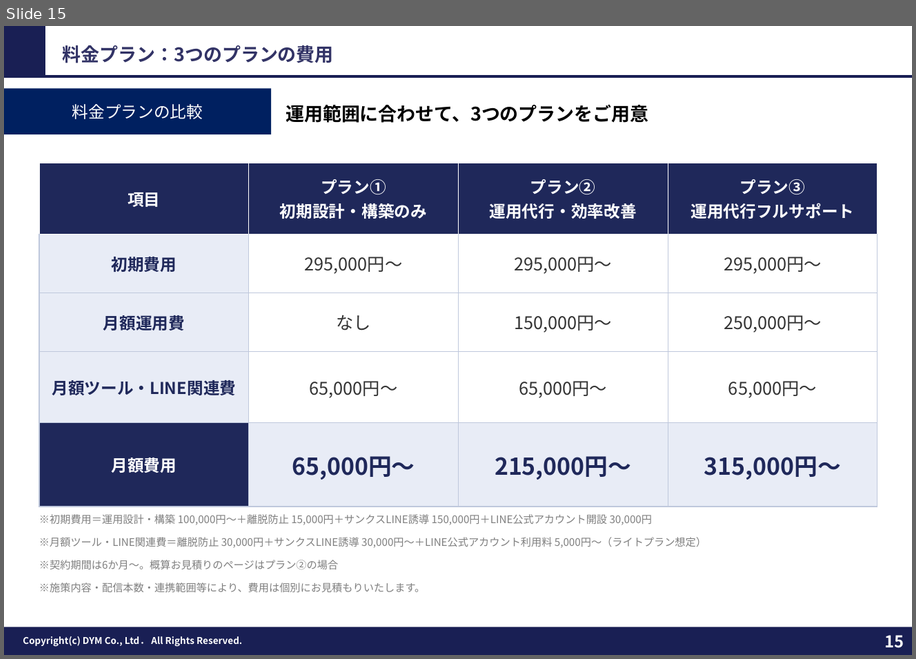
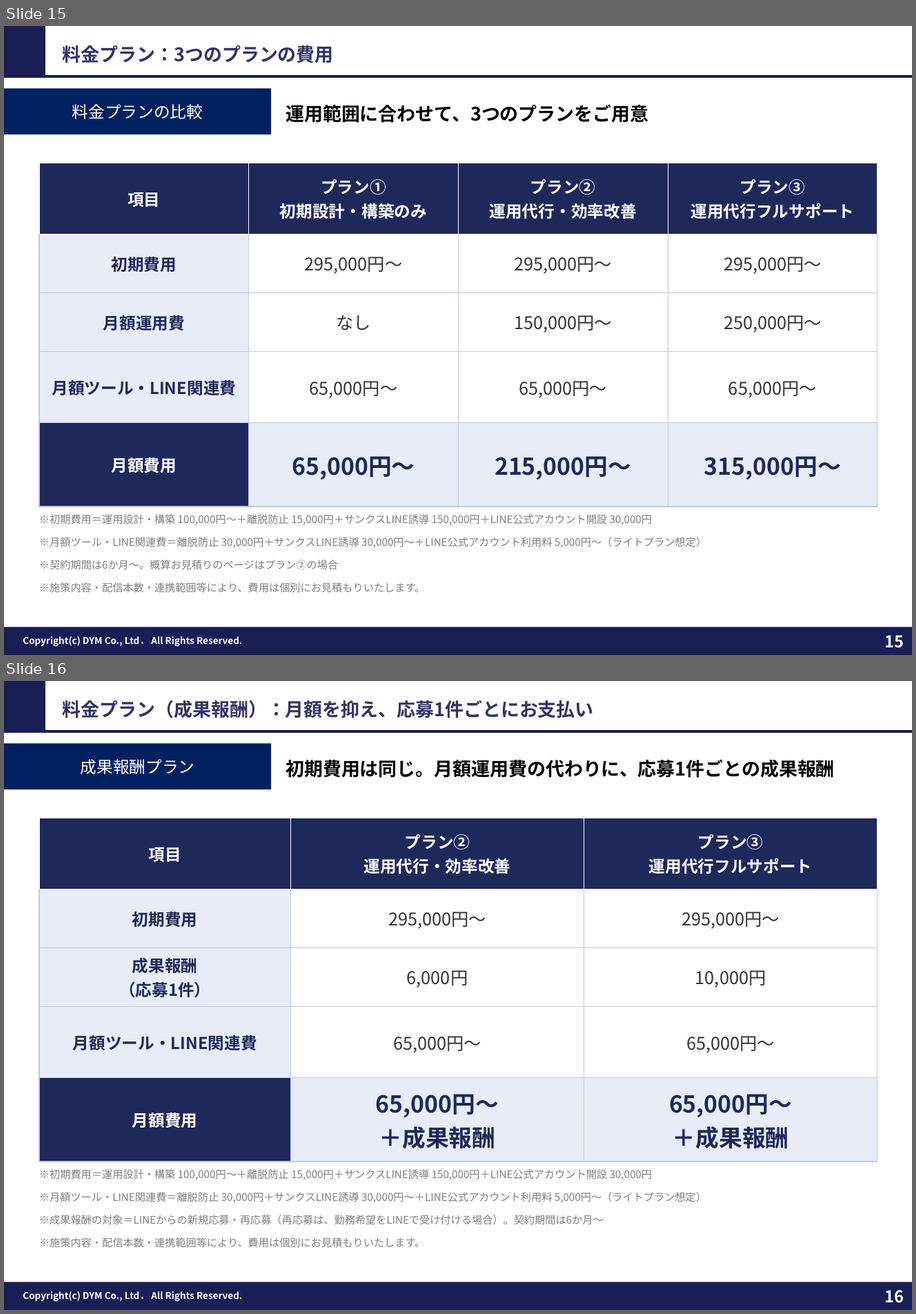
Before and after one commit to tonomura-r-dev/folder, a slide deck: 202610_株式会社横浜シミズ御中_LINE公式アカウント運用のご提案.pptx. Shown one above the other, each under a label of ours: slide 15 before the commit, slides 15 and 16 after it. The pictures are 916x659 and 916x1314 pixels, drawn with LibreOffice and Linux fonts; fonts in the diff are those of the drawing; background and template pictures are left out. Boxes give left, top, right and bottom in pixels: in the first picture for what was removed or moved away, otherwise in the second. Text is boxed around its words. In the diff, an @@ line names an element or a change of style, - is before the commit and + after.

```diff
--- a/202610_株式会社横浜シミズ御中_LINE公式アカウント運用のご提案.pptx
+++ b/202610_株式会社横浜シミズ御中_LINE公式アカウント運用のご提案.pptx
@@ slide 16 added at <box>4,681,912,1310</box>, background #FFFFFF; not listed: 5 template elements that a slide beside it also shows @@
@@ text added at <box>63,700,594,718</box>, 16 pt, text #323366, bold @@
+料金プラン（成果報酬）：月額を抑え、応募1件ごとにお支払い
@@ rectangle added at <box>4,744,272,790</box>, fill #002060, 14 pt, text #FFFFFF @@
+成果報酬プラン
@@ text added at <box>286,760,835,778</box>, 16 pt, text #000000, bold @@
+初期費用は同じ。月額運用費の代わりに、応募1件ごとの成果報酬
@@ table added at <box>39,818,878,1161</box>, 5 rows, 3 columns @@
+項目 | プラン② / 運用代行・効率改善 | プラン③ / 運用代行フルサポート
+初期費用 | 295,000円〜 | 295,000円〜
+成果報酬 / （応募1件） | 6,000円 | 10,000円
+月額ツール・LINE関連費 | 65,000円〜 | 65,000円〜
+月額費用 | 65,000円〜 / ＋成果報酬 | 65,000円〜 / ＋成果報酬
@@ text added at <box>39,1169,653,1180</box>, 9 pt, text #7F7F7F @@
+※初期費用＝運用設計・構築 100,000円〜＋離脱防止 15,000円＋サンクスLINE誘導 150,000円＋LINE公式アカウント開設 30,000円
@@ text added at <box>39,1192,706,1203</box>, 9 pt, text #7F7F7F @@
+※月額ツール・LINE関連費＝離脱防止 30,000円＋サンクスLINE誘導 30,000円〜＋LINE公式アカウント利用料 5,000円〜（ライトプラン想定）
@@ text added at <box>39,1214,604,1224</box>, 9 pt, text #7F7F7F @@
+※成果報酬の対象＝LINEからの新規応募・再応募（再応募は、勤務希望をLINEで受け付ける場合）。契約期間は6か月〜
@@ text added at <box>39,1237,425,1247</box>, 9 pt, text #7F7F7F @@
+※施策内容・配信本数・連携範囲等により、費用は個別にお見積もりいたします。
```
Also in this commit, not shown: 7 slides changed, 4 other files.
